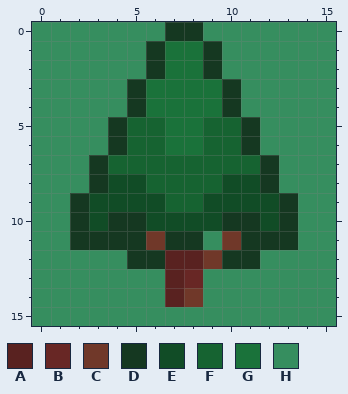
Two states of a pixel-art sprite, res/com/kingdomtile/tile/tree.png. This is how it looked before the edit.
The file is 16x16 pixels. Colours within 5 levels of each other are drawn and written as one.
Palette (. is transparent): A #592220  B #682725  C #703829  D #153821  E #114c26  F #166331  G #1a723a  H #368e5f
Pixels before, first column x 0:
 0 HHHHHHHDDHHHHHHH
 1 HHHHHHDGGDHHHHHH
 2 HHHHHHDGGDHHHHHH
 3 HHHHHDGGGGDHHHHH
 4 HHHHHDGGGGDHHHHH
 5 HHHHDFFGGFFDHHHH
 6 HHHHDFFGGFFDHHHH
 7 HHHDFFFFFFFFDHHH
 8 HHHDEEFFFFEEDHHH
 9 HHDEEEEFFEEEEDHH
10 HHDEDDEEEEDDEDHH
11 HHDDDDCDDHCDDDHH
12 HHHHHDDAACDDHHHH
13 HHHHHHHABHHHHHHH
14 HHHHHHHACHHHHHHH
15 HHHHHHHHHHHHHHHH
After:
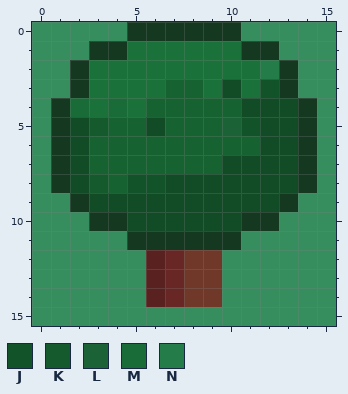
Colours new in this view: J #125329  K #145a2d  L #1b6337  M #196c37  N #247c48
Diff:
Changed rows in their new state; - is an unchanged pixel.
first column x 1:
 0 ----DD--DD----
 1 --DDGG--GGDD--
 2 -DGGGG--GGGND-
 3 -DGGG-FF-EGJD-
 4 DMGMGFFFFFEEED
 5 DEKF-EFF-LJEED
 6 DEFF--FF--FEED
 7 DEF------EEEED
 8 DEKFJJEEE--EED
 9 ------EE------
10 -HD-E----E-DH-
11 -HHH-D--DDHHH-
12 ----HABC-HH---
13 -----ABCC-----
14 -----AB-C-----
Boxes around the changes in both pictures, in picture pixels (x1, y1, x2, y2):
changed: (51, 22, 317, 307)
